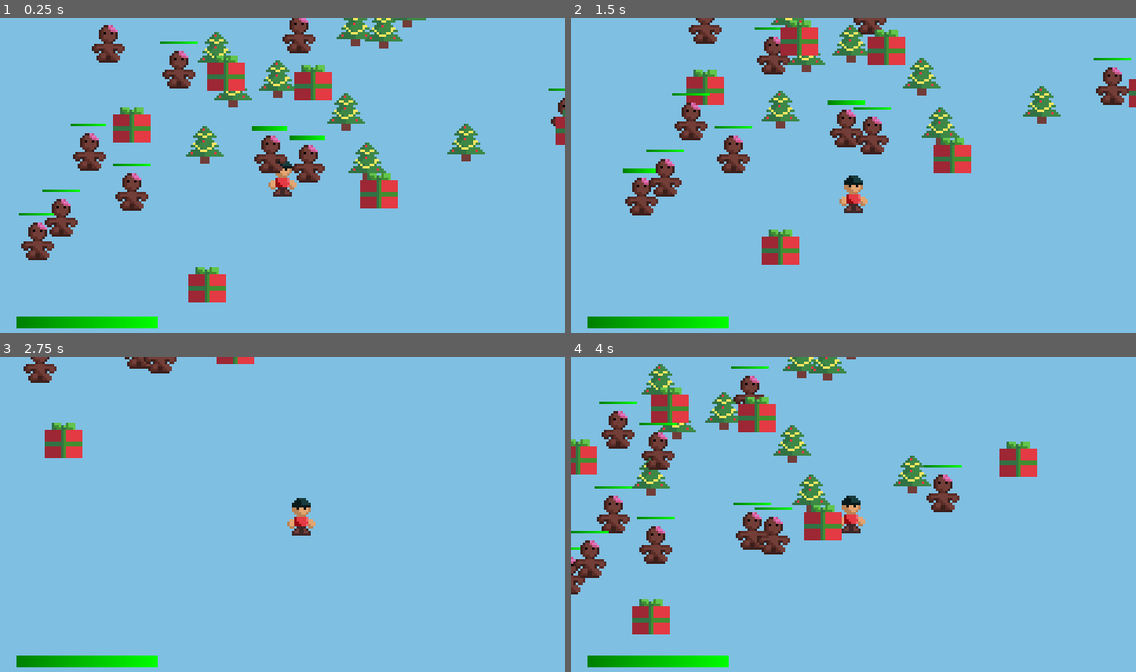
Above: before the commit, frames 1-4 (two rows, left to right).
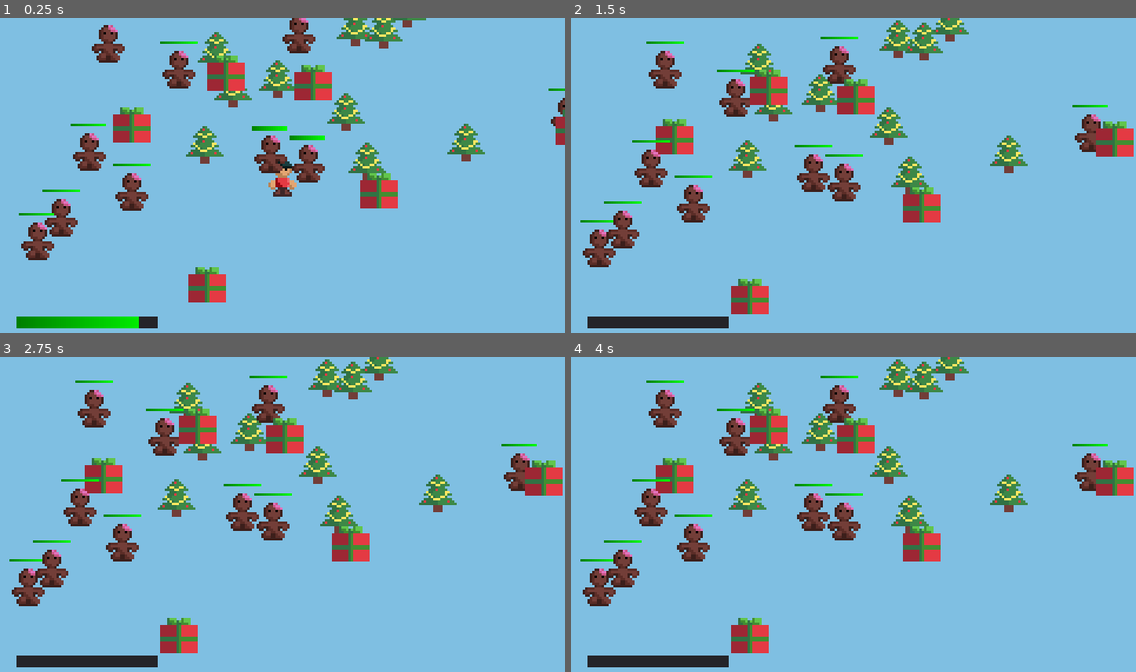
Above: after the commit, the same moments.

Repository: cznrhubarb/feliz-navidead
Game: Godot game, scene res://scn/TestScene.tscn
The game is run twice, just before and just after one commit, with the same random seed, the same clock (stepped at 60 frames per second) and the same inputs.
Inputs (mouse positions are in pixels of both pictures, inside the frame that each line leads up to):
- Up to frame 1 (0.25 s): no input
- Up to frame 2 (1.5 s): move the mouse to (977, 159) at 0.52 s; press the mouse at (977, 159) at 0.53 s; hold D (move_right) 0.53-1.28 s; move the mouse to (740, 191) at 1.27 s; release the mouse at (740, 191) at 1.28 s; hold S (move_down) from 1.28 s (still down); click (740, 191) at 1.35 s
- Up to frame 3 (2.75 s): move the mouse to (339, 445) at 2.02 s; release S (move_down) at 2.03 s; press the mouse at (339, 445) at 2.03 s; hold D (move_right) from 2.03 s (still down)
- Up to frame 4 (4 s): move the mouse to (825, 580) at 2.77 s; release D (move_right) at 2.78 s; release the mouse at (825, 580) at 2.78 s; hold W (move_up) 2.78-3.53 s; click (825, 580) at 2.85 s; move the mouse to (1023, 561) at 3.52 s; press the mouse at (1023, 561) at 3.53 s; hold A (move_left) from 3.53 s (still down)

The runs differ from the first frame. In frame 1, 0.1% of the frame differs, in the area x 24-28%, y 94-99%; in frame 2, 22%; in frame 3, 15%; in frame 4, 22%, in the area x 0-100%, y 0-99%.
Error after the commit: Invalid get index 'position' (on base: 'previously freed instance'). (res://src/GingerBreadMan.gd:18)

Commit message:
Adding damage from the ginge

Diff:
--- a/src/Child.gd
+++ b/src/Child.gd
@@ -3,9 +3,15 @@
 export var Speed = 300
 var type = "child"
 
+var game_hud
+var hp_bar
+var health = 100
 var weapons
 
 func _ready():
+	game_hud = get_node("../../GameHud")
+	hp_bar = get_node("../../GameHud/HP_Bar")
+	print(hp_bar.name)
 	randomize()
 	weapons = []
 	#weapons.push_front(load("res://src/Weapons/MilkGrenadeLauncher.gd").new())
@@ -48,3 +54,13 @@
 		if bullet:
 			bullet.position = position
 			get_parent().add_child(bullet)
+
+func take_damage(value):
+	health -= value
+	if hp_bar:
+		hp_bar.update_health(health)
+	else:
+		print("no HP bar found")
+	if health <= 0:
+		queue_free()
+		# TODO: VFX
--- a/src/GingerBreadMan.gd
+++ b/src/GingerBreadMan.gd
@@ -16,11 +16,11 @@
 func _physics_process(delta):
 	if player:
 		var direction = (player.position - position).normalized()
-		move_and_collide(direction * Speed * delta)
+		collision_info = move_and_collide(direction * Speed * delta)
 		if collision_info:
 			var collider = collision_info.collider
 			if collider.type == "child":
-				collider.take_damage(10)
+				collider.take_damage(1)
 
 func take_damage(value):
 	health -= value
